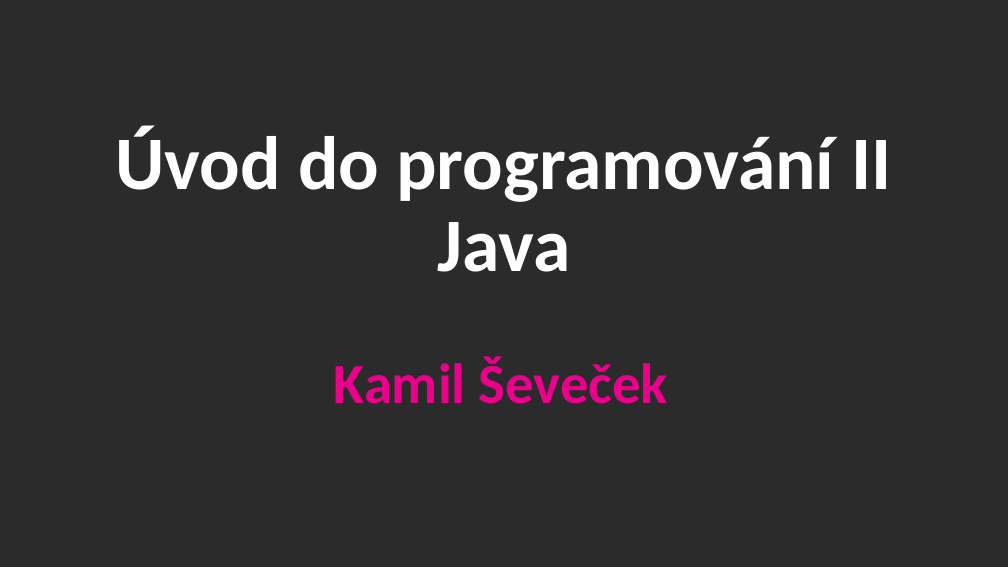
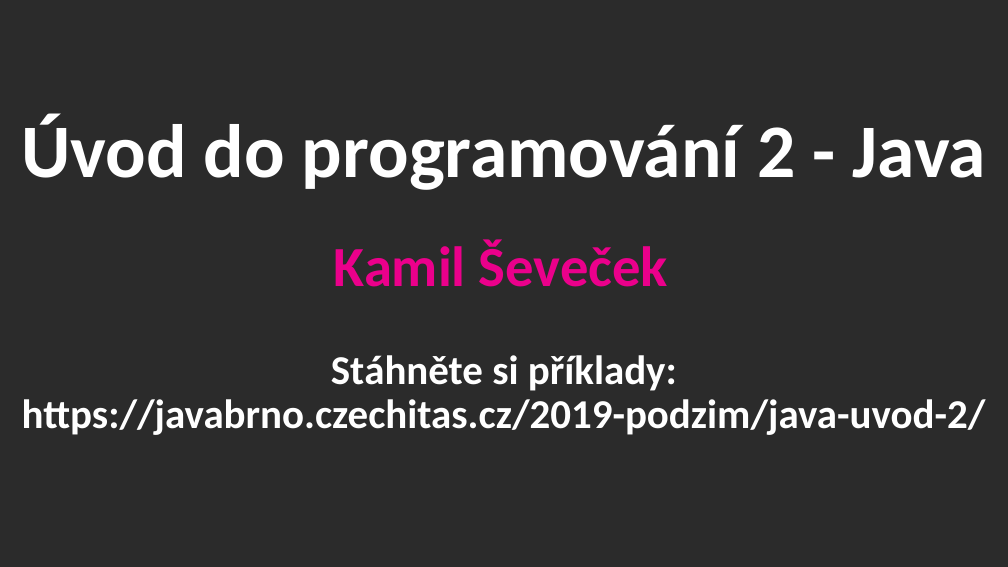
Before and after one commit to czechitas/java-uvod-do-programovani-2, a slide deck: slide 1 of Pro lektory/Prezentace.pptx. Drawn at 1008x567 pixels with LibreOffice and Linux fonts; fonts in the diff are those of the drawing; background and template pictures are left out; a plain dark background stands for a picture behind light text. Boxes give left, top, right and bottom in pixels: in the first picture for what was removed or moved away, otherwise in the second. Text is boxed around its words. In the diff, an @@ line names an element or a change of style, - is before the commit and + after.

```diff
--- a/Pro lektory/Prezentace.pptx
+++ b/Pro lektory/Prezentace.pptx
@@ title at (x1=21, y1=114, x2=986, y2=190): text changed @@
-Úvod do programování II
-Java
+Úvod do programování 2 - Java
@@ subtitle "Kamil Ševeček" moved from (x1=334, y1=356, x2=668, y2=404) to (x1=334, y1=239, x2=668, y2=287) @@
@@ text added at (x1=22, y1=355, x2=986, y2=435), 39 pt, text #FFFFFF, bold @@
+Stáhněte si příklady:
+https://javabrno.czechitas.cz/2019-podzim/java-uvod-2/
```
Also in this commit, not shown: 1 other slide changed, 2 slides added, 1 slide removed, 1 other file.
